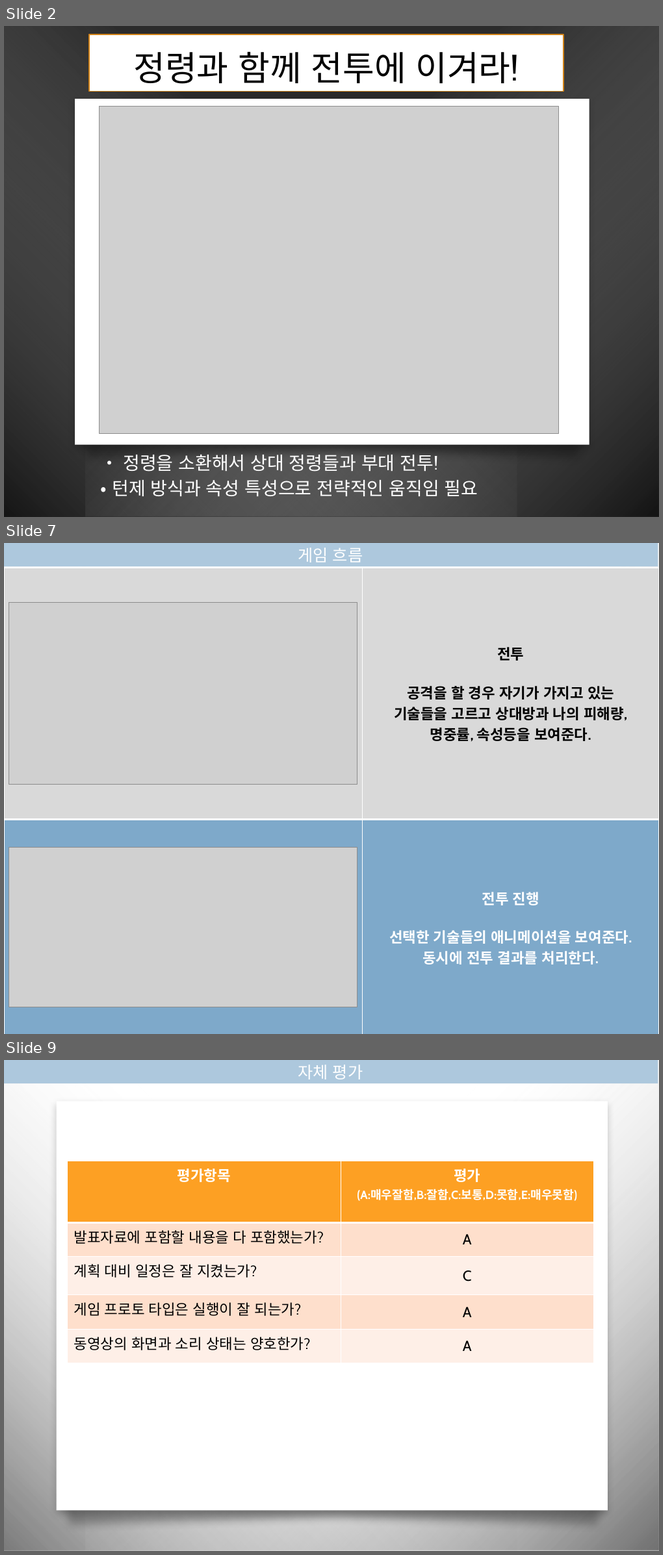
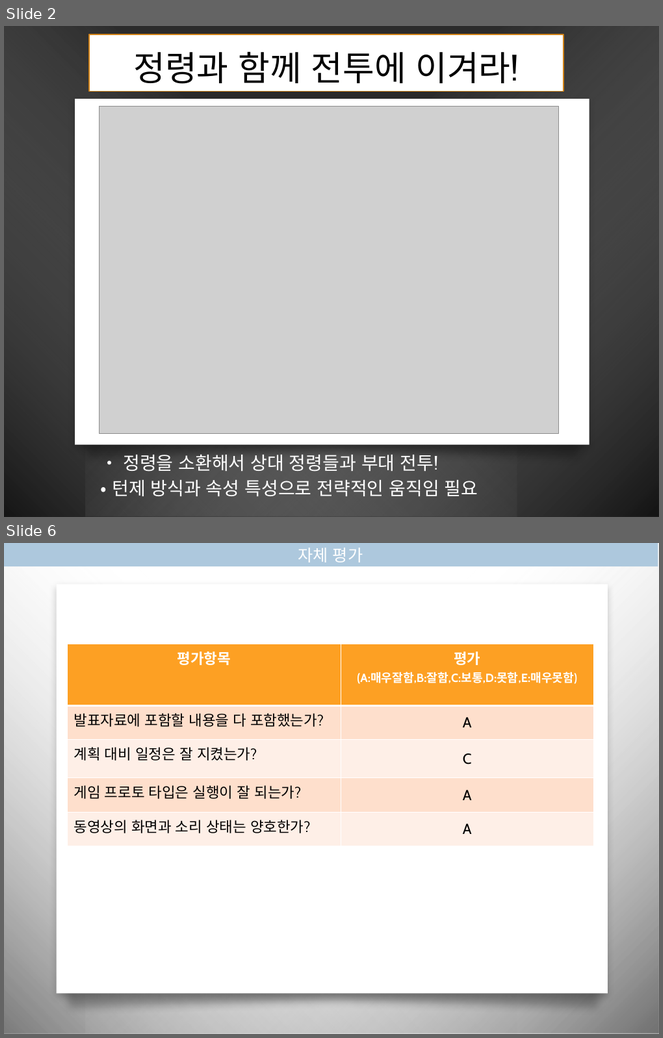
Before and after one commit to BigDataIsVeryImportantInAI/MyRoom, a slide deck: present2.pptx. Shown one above the other, each under a label of ours: slides 2, 7 and 9 before the commit, slides 2 and 6 after it; the slides between them are not shown. The pictures are 663x1555 and 663x1038 pixels, drawn with LibreOffice and Linux fonts; fonts in the diff are those of the drawing; grey boxes stand for pictures; background and template pictures are left out; a plain dark background stands for a picture behind light text. Boxes give left, top, right and bottom in pixels: in the first picture for what was removed or moved away, otherwise in the second. Text is boxed around its words. In the diff, an @@ line names an element or a change of style, - is before the commit and + after.

```diff
--- a/present2.pptx
+++ b/present2.pptx
@@ slide 7 removed at bbox=[4, 543, 659, 1034], background picture (left out); not listed: 4 template elements that a slide beside it also shows @@
@@ rectangle removed at bbox=[4, 543, 658, 566] @@
-게임 흐름
@@ table removed at bbox=[4, 568, 659, 1034], 2 rows, 2 columns @@
- | 전투 / 공격을 할 경우 자기가 가지고 있는 / 기술들을 고르고 상대방과 나의 피해량, / 명중률, 속성등을 보여준다.
- | 전투 진행 / 선택한 기술들의 애니메이션을 보여준다. / 동시에 전투 결과를 처리한다.
@@ picture removed at bbox=[9, 602, 357, 784] @@
@@ picture removed at bbox=[9, 848, 357, 1008] @@
@@ what was slide 9 is now slide 6 @@
```
Also in this commit, not shown: 1 slide changed, 2 slides added, 4 other slides removed, 1 other file.
